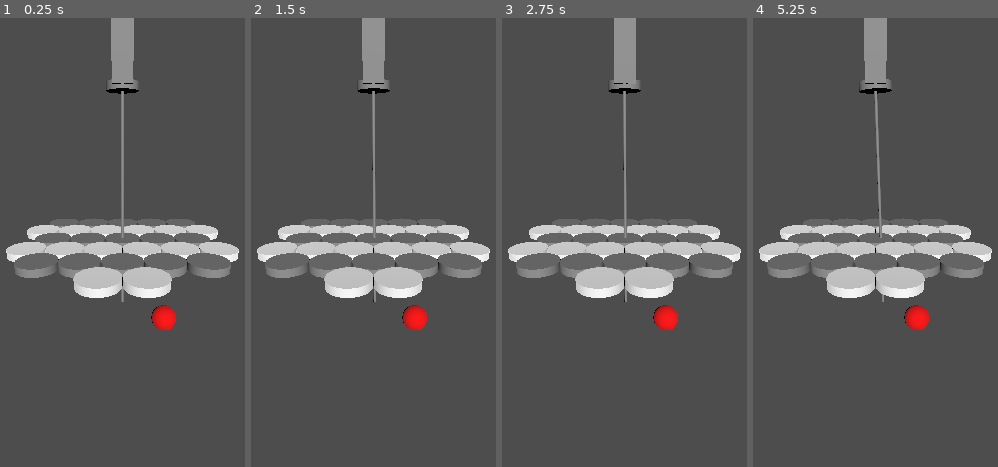
Above: before the commit, frames 1-4 (left to right).
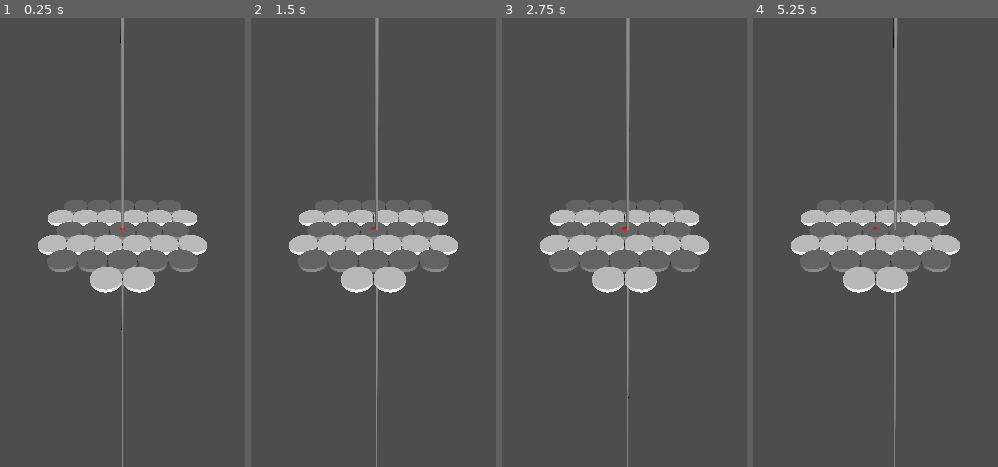
Above: after the commit, the same moments.

Repository: elmjag/lpointer
Game: Godot game, scene res://main.tscn
Same seed, same stepped clock (60 frames per second), same inputs: the game is played once before the commit and once after it.
Inputs (mouse positions are in pixels of both pictures, inside the frame that each line leads up to):
- Up to frame 1 (0.25 s): no input
- Up to frame 2 (1.5 s): tap Enter at 0.5 s; move the mouse to (outside the picture) at 0.52 s; hold D 0.53-1.28 s; click (outside the picture) at 0.67 s; tap Space at 1.25 s; move the mouse to (outside the picture) at 1.27 s; hold Down from 1.28 s (still down)
- Up to frame 3 (2.75 s): tap Enter at 2 s; move the mouse to (705, 143) at 2.02 s; release Down at 2.03 s; hold D from 2.03 s (still down)
- Up to frame 4 (5.25 s): tap Space at 2.75, 4.25 s; move the mouse to (836, 332) at 2.77 s; release D at 2.78 s; hold Up 2.78-3.53 s; click (836, 332) at 2.92 s; tap Enter at 3.5 s; move the mouse to (outside the picture) at 3.52 s; hold A 3.53-5.03 s; move the mouse to (outside the picture) at 4.27 s; move the mouse to (914, 242) at 5.02 s; hold Down from 5.03 s (still down); click (914, 242) at 5.17 s

The runs differ from the first frame. In frame 1, 9.8% of the frame differs, in the area x 2-98%, y 0-100%; in frame 2, 11%; in frame 3, 10%; in frame 4, 11%.

Commit message:
make it to scale to the real set-up

Diff:
--- a/main.tscn
+++ b/main.tscn
@@ -7,25 +7,27 @@
 [ext_resource type="Script" path="res://mount.gd" id="3_t1syy"]
 
 [sub_resource type="CylinderMesh" id="CylinderMesh_t7evu"]
-height = 0.2
+top_radius = 0.039
+bottom_radius = 0.039
+height = 0.01
 
 [sub_resource type="StandardMaterial3D" id="StandardMaterial3D_tcyao"]
 
 [sub_resource type="BoxMesh" id="BoxMesh_02nsi"]
-size = Vector3(0.5, 0.6, 0.8)
+size = Vector3(0.1, 0.12, 0.16)
 
 [sub_resource type="BoxMesh" id="BoxMesh_shq50"]
-size = Vector3(0.5, 1, 0.2)
+size = Vector3(0.1, 0.2, 0.06)
 
 [sub_resource type="CylinderMesh" id="CylinderMesh_j12wo"]
-top_radius = 0.4
-bottom_radius = 0.4
-height = 0.2
+top_radius = 0.08
+bottom_radius = 0.08
+height = 0.04
 
 [sub_resource type="CylinderMesh" id="CylinderMesh_uh8i1"]
-top_radius = 0.04
-bottom_radius = 0.04
-height = 12.0
+top_radius = 0.004
+bottom_radius = 0.004
+height = 8.0
 
 [sub_resource type="GDScript" id="GDScript_ndilb"]
 script/source = "extends MeshInstance3D
@@ -36,8 +38,8 @@
 "
 
 [sub_resource type="SphereMesh" id="SphereMesh_a21g6"]
-radius = 0.2
-height = 0.4
+radius = 0.01
+height = 0.02
 
 [sub_resource type="StandardMaterial3D" id="StandardMaterial3D_14e8x"]
 albedo_color = Color(1, 0, 0.0196078, 1)
@@ -47,18 +49,18 @@
 [node name="tcpServ" type="Node" parent="."]
 script = ExtResource("1_q8ocq")
 
-[node name="misc" type="Node" parent="."]
-
-[node name="cameraRig" type="Node3D" parent="misc"]
+[node name="rendering" type="Node" parent="."]
+
+[node name="cameraRig" type="Node3D" parent="rendering"]
 transform = Transform3D(1, 0, 0, 0, 0.945354, 0.326047, 0, -0.326047, 0.945354, 0, 0, 0)
 script = ExtResource("1_tsjq1")
 
-[node name="horizontal" type="Node3D" parent="misc/cameraRig"]
-
-[node name="camera" type="Camera3D" parent="misc/cameraRig/horizontal"]
-transform = Transform3D(1, 0, 0, 0, 1, 5.96046e-08, 0, -8.9407e-08, 1, 0, -0.0439904, 8.48081)
-
-[node name="DirectionalLight3D" type="DirectionalLight3D" parent="misc"]
+[node name="horizontal" type="Node3D" parent="rendering/cameraRig"]
+
+[node name="camera" type="Camera3D" parent="rendering/cameraRig/horizontal"]
+transform = Transform3D(1, 0, 0, 0, 0.946204, 0.323571, 0, -0.323571, 0.946204, 0, 0.246524, 0.833014)
+
+[node name="DirectionalLight3D" type="DirectionalLight3D" parent="rendering"]
 transform = Transform3D(0.996382, -0.0367397, 0.0766301, 0, 0.901719, 0.432322, -0.0849822, -0.430758, 0.898457, 0, 17.8668, 16.1272)
 
 [node name="controller" type="Node" parent="."]
@@ -67,64 +69,64 @@
 [node name="row1" type="Node" parent="."]
 
 [node name="puck1" type="MeshInstance3D" parent="row1"]
-transform = Transform3D(1, 0, 0, 0, 1, 0, 0, 0, 1, -2, 0, -1.732)
+transform = Transform3D(1, 0, 0, 0, 1, 0, 0, 0, 1, -0.156, 0, -0.135)
 mesh = SubResource("CylinderMesh_t7evu")
 skeleton = NodePath("../puck4")
 
 [node name="puck2" type="MeshInstance3D" parent="row1"]
-transform = Transform3D(1, 0, 0, 0, 1, 0, 0, 0, 1, -1, 0, -1.732)
+transform = Transform3D(1, 0, 0, 0, 1, 0, 0, 0, 1, -0.078, 0, -0.135)
 mesh = SubResource("CylinderMesh_t7evu")
 skeleton = NodePath("../puck4")
 
 [node name="puck3" type="MeshInstance3D" parent="row1"]
-transform = Transform3D(1, 0, 0, 0, 1, 0, 0, 0, 1, 0, 0, -1.732)
+transform = Transform3D(1, 0, 0, 0, 1, 0, 0, 0, 1, 0, 0, -0.135)
 mesh = SubResource("CylinderMesh_t7evu")
 skeleton = NodePath("../..")
 
 [node name="puck4" type="MeshInstance3D" parent="row1"]
-transform = Transform3D(1, 0, 0, 0, 1, 0, 0, 0, 1, 1, 0, -1.732)
+transform = Transform3D(1, 0, 0, 0, 1, 0, 0, 0, 1, 0.078, 0, -0.135)
 mesh = SubResource("CylinderMesh_t7evu")
 skeleton = NodePath("../..")
 
 [node name="puck5" type="MeshInstance3D" parent="row1"]
-transform = Transform3D(1, 0, 0, 0, 1, 0, 0, 0, 1, 2, 0, -1.732)
+transform = Transform3D(1, 0, 0, 0, 1, 0, 0, 0, 1, 0.156, 0, -0.135)
 mesh = SubResource("CylinderMesh_t7evu")
 skeleton = NodePath("../puck4")
 
 [node name="row2" type="Node" parent="."]
 
 [node name="puck6" type="MeshInstance3D" parent="row2"]
-transform = Transform3D(1, 0, 0, 0, 1, 0, 0, 0, 1, -2.5, 0, -0.866)
+transform = Transform3D(1, 0, 0, 0, 1, 0, 0, 0, 1, -0.195, 0, -0.068)
 mesh = SubResource("CylinderMesh_t7evu")
 skeleton = NodePath("../MeshInstance3D2")
 surface_material_override/0 = SubResource("StandardMaterial3D_tcyao")
 
 [node name="puck7" type="MeshInstance3D" parent="row2"]
-transform = Transform3D(1, 0, 0, 0, 1, 0, 0, 0, 1, -1.5, 0, -0.866)
+transform = Transform3D(1, 0, 0, 0, 1, 0, 0, 0, 1, -0.117, 0, -0.068)
 mesh = SubResource("CylinderMesh_t7evu")
 skeleton = NodePath("../MeshInstance3D2")
 surface_material_override/0 = SubResource("StandardMaterial3D_tcyao")
 
 [node name="puck8" type="MeshInstance3D" parent="row2"]
-transform = Transform3D(1, 0, 0, 0, 1, 0, 0, 0, 1, -0.5, 0, -0.866)
+transform = Transform3D(1, 0, 0, 0, 1, 0, 0, 0, 1, -0.039, 0, -0.068)
 mesh = SubResource("CylinderMesh_t7evu")
 skeleton = NodePath("../MeshInstance3D2")
 surface_material_override/0 = SubResource("StandardMaterial3D_tcyao")
 
 [node name="puck9" type="MeshInstance3D" parent="row2"]
-transform = Transform3D(1, 0, 0, 0, 1, 0, 0, 0, 1, 0.5, 0, -0.866)
+transform = Transform3D(1, 0, 0, 0, 1, 0, 0, 0, 1, 0.039, 0, -0.068)
 mesh = SubResource("CylinderMesh_t7evu")
 skeleton = NodePath("../MeshInstance3D2")
 surface_material_override/0 = SubResource("StandardMaterial3D_tcyao")
 
 [node name="puck10" type="MeshInstance3D" parent="row2"]
-transform = Transform3D(1, 0, 0, 0, 1, 0, 0, 0, 1, 1.5, 0, -0.866)
+transform = Transform3D(1, 0, 0, 0, 1, 0, 0, 0, 1, 0.117, 0, -0.068)
 mesh = SubResource("CylinderMesh_t7evu")
 skeleton = NodePath("../MeshInstance3D2")
 surface_material_override/0 = SubResource("StandardMaterial3D_tcyao")
 
 [node name="puck11" type="MeshInstance3D" parent="row2"]
-transform = Transform3D(1, 0, 0, 0, 1, 0, 0, 0, 1, 2.5, 0, -0.866)
+transform = Transform3D(1, 0, 0, 0, 1, 0, 0, 0, 1, 0.195, 0, -0.068)
 mesh = SubResource("CylinderMesh_t7evu")
 skeleton = NodePath("../MeshInstance3D2")
 surface_material_override/0 = SubResource("StandardMaterial3D_tcyao")
@@ -132,12 +134,12 @@
 [node name="row3" type="Node" parent="."]
 
 [node name="puck12" type="MeshInstance3D" parent="row3"]
-transform = Transform3D(1, 0, 0, 0, 1, 0, 0, 0, 1, -2, 0, 0)
+transform = Transform3D(1, 0, 0, 0, 1, 0, 0, 0, 1, -0.156, 0, 0)
 mesh = SubResource("CylinderMesh_t7evu")
 skeleton = NodePath("../puck15")
 
 [node name="puck13" type="MeshInstance3D" parent="row3"]
-transform = Transform3D(1, 0, 0, 0, 1, 0, 0, 0, 1, -1, 0, 0)
+transform = Transform3D(1, 0, 0, 0, 1, 0, 0, 0, 1, -0.078, 0, 0)
 mesh = SubResource("CylinderMesh_t7evu")
 skeleton = NodePath("../puck15")
 
@@ -146,49 +148,49 @@
 skeleton = NodePath("../..")
 
 [node name="puck15" type="MeshInstance3D" parent="row3"]
-transform = Transform3D(1, 0, 0, 0, 1, 0, 0, 0, 1, 1, 0, 0)
+transform = Transform3D(1, 0, 0, 0, 1, 0, 0, 0, 1, 0.078, 0, 0)
 mesh = SubResource("CylinderMesh_t7evu")
 skeleton = NodePath("../..")
 
 [node name="puck16" type="MeshInstance3D" parent="row3"]
-transform = Transform3D(1, 0, 0, 0, 1, 0, 0, 0, 1, 2, 0, 0)
+transform = Transform3D(1, 0, 0, 0, 1, 0, 0, 0, 1, 0.156, 0, 0)
 mesh = SubResource("CylinderMesh_t7evu")
 skeleton = NodePath("../puck15")
 
 [node name="row4" type="Node" parent="."]
 
 [node name="puck17" type="MeshInstance3D" parent="row4"]
-transform = Transform3D(1, 0, 0, 0, 1, 0, 0, 0, 1, -2.5, 0, 0.866)
+transform = Transform3D(1, 0, 0, 0, 1, 0, 0, 0, 1, -0.195, 0, 0.068)
 mesh = SubResource("CylinderMesh_t7evu")
 skeleton = NodePath("../MeshInstance3D2")
 surface_material_override/0 = SubResource("StandardMaterial3D_tcyao")
 
 [node name="puck18" type="MeshInstance3D" parent="row4"]
-transform = Transform3D(1, 0, 0, 0, 1, 0, 0, 0, 1, -1.5, 0, 0.866)
+transform = Transform3D(1, 0, 0, 0, 1, 0, 0, 0, 1, -0.117, 0, 0.068)
 mesh = SubResource("CylinderMesh_t7evu")
 skeleton = NodePath("../MeshInstance3D2")
 surface_material_override/0 = SubResource("StandardMaterial3D_tcyao")
 
 [node name="puck19" type="MeshInstance3D" parent="row4"]
-transform = Transform3D(1, 0, 0, 0, 1, 0, 0, 0, 1, -0.5, 0, 0.866)
+transform = Transform3D(1, 0, 0, 0, 1, 0, 0, 0, 1, -0.039, 0, 0.068)
 mesh = SubResource("CylinderMesh_t7evu")
 skeleton = NodePath("../MeshInstance3D2")
 surface_material_override/0 = SubResource("StandardMaterial3D_tcyao")
 
 [node name="puck20" type="MeshInstance3D" parent="row4"]
-transform = Transform3D(1, 0, 0, 0, 1, 0, 0, 0, 1, 0.5, 0, 0.866)
+transform = Transform3D(1, 0, 0, 0, 1, 0, 0, 0, 1, 0.039, 0, 0.068)
 mesh = SubResource("CylinderMesh_t7evu")
 skeleton = NodePath("../MeshInstance3D2")
 surface_material_override/0 = SubResource("StandardMaterial3D_tcyao")
 
 [node name="puck21" type="MeshInstance3D" parent="row4"]
-transform = Transform3D(1, 0, 0, 0, 1, 0, 0, 0, 1, 1.5, 0, 0.866)
+transform = Transform3D(1, 0, 0, 0, 1, 0, 0, 0, 1, 0.117, 0, 0.068)
 mesh = SubResource("CylinderMesh_t7evu")
 skeleton = NodePath("../MeshInstance3D2")
 surface_material_override/0 = SubResource("StandardMaterial3D_tcyao")
 
 [node name="puck22" type="MeshInstance3D" parent="row4"]
-transform = Transform3D(1, 0, 0, 0, 1, 0, 0, 0, 1, 2.5, 0, 0.866)
+transform = Transform3D(1, 0, 0, 0, 1, 0, 0, 0, 1, 0.195, 0, 0.068)
 mesh = SubResource("CylinderMesh_t7evu")
 skeleton = NodePath("../MeshInstance3D2")
 surface_material_override/0 = SubResource("StandardMaterial3D_tcyao")
@@ -196,55 +198,55 @@
 [node name="row5" type="Node" parent="."]
 
 [node name="puck23" type="MeshInstance3D" parent="row5"]
-transform = Transform3D(1, 0, 0, 0, 1, 0, 0, 0, 1, -2, 0, 1.732)
+transform = Transform3D(1, 0, 0, 0, 1, 0, 0, 0, 1, -0.156, 0, 0.135)
 mesh = SubResource("CylinderMesh_t7evu")
 skeleton = NodePath("../puck26")
 
 [node name="puck24" type="MeshInstance3D" parent="row5"]
-transform = Transform3D(1, 0, 0, 0, 1, 0, 0, 0, 1, -1, 0, 1.732)
+transform = Transform3D(1, 0, 0, 0, 1, 0, 0, 0, 1, -0.078, 0, 0.135)
 mesh = SubResource("CylinderMesh_t7evu")
 skeleton = NodePath("../puck26")
 
 [node name="puck25" type="MeshInstance3D" parent="row5"]
-transform = Transform3D(1, 0, 0, 0, 1, 0, 0, 0, 1, 0, 0, 1.732)
+transform = Transform3D(1, 0, 0, 0, 1, 0, 0, 0, 1, 0, 0, 0.135)
 mesh = SubResource("CylinderMesh_t7evu")
 skeleton = NodePath("../..")
 
 [node name="puck26" type="MeshInstance3D" parent="row5"]
-transform = Transform3D(1, 0, 0, 0, 1, 0, 0, 0, 1, 1, 0, 1.732)
+transform = Transform3D(1, 0, 0, 0, 1, 0, 0, 0, 1, 0.078, 0, 0.135)
 mesh = SubResource("CylinderMesh_t7evu")
 skeleton = NodePath("../..")
 
 [node name="puck27" type="MeshInstance3D" parent="row5"]
-transform = Transform3D(1, 0, 0, 0, 1, 0, 0, 0, 1, 2, 0, 1.732)
+transform = Transform3D(1, 0, 0, 0, 1, 0, 0, 0, 1, 0.156, 0, 0.135)
 mesh = SubResource("CylinderMesh_t7evu")
 skeleton = NodePath("../puck26")
 
 [node name="row6" type="Node" parent="."]
 
 [node name="puck28" type="MeshInstance3D" parent="row6"]
-transform = Transform3D(1, 0, 0, 0, 1, 0, 0, 0, 1, -0.5, 0, 2.6)
+transform = Transform3D(1, 0, 0, 0, 1, 0, 0, 0, 1, -0.039, 0, 0.203)
 mesh = SubResource("CylinderMesh_t7evu")
 skeleton = NodePath("../MeshInstance3D2")
 surface_material_override/0 = SubResource("StandardMaterial3D_tcyao")
 
 [node name="puck29" type="MeshInstance3D" parent="row6"]
-transform = Transform3D(1, 0, 0, 0, 1, 0, 0, 0, 1, 0.5, 0, 2.6)
+transform = Transform3D(1, 0, 0, 0, 1, 0, 0, 0, 1, 0.039, 0, 0.203)
 mesh = SubResource("CylinderMesh_t7evu")
 skeleton = NodePath("../MeshInstance3D2")
 surface_material_override/0 = SubResource("StandardMaterial3D_tcyao")
 
 [node name="base" type="MeshInstance3D" parent="."]
-transform = Transform3D(1, 0, 0, 0, 1, 0, 0, 0, 1, 0, 5, 0)
+transform = Transform3D(1, 0, 0, 0, 1, 0, 0, 0, 1, 0, 1.62, 0)
 mesh = SubResource("BoxMesh_02nsi")
 script = ExtResource("2_ix6fo")
 
 [node name="braket" type="MeshInstance3D" parent="base"]
-transform = Transform3D(1, 0, 0, 0, 1, 0, 0, 0, 1, 0, -0.5, 0.3)
+transform = Transform3D(1, 0, 0, 0, 1, 0, 0, 0, 1, 0, -0.16, 0.05)
 mesh = SubResource("BoxMesh_shq50")
 
 [node name="mount" type="MeshInstance3D" parent="base/braket"]
-transform = Transform3D(1, 0, 0, 0, 1, 0, 0, 0, 1, 0, -0.5, -0.3)
+transform = Transform3D(1, 0, 0, 0, 1, 0, 0, 0, 1, 0, 0, -0.05)
 mesh = SubResource("CylinderMesh_j12wo")
 script = ExtResource("3_t1syy")
 
@@ -253,6 +255,5 @@
 script = SubResource("GDScript_ndilb")
 
 [node name="point" type="MeshInstance3D" parent="."]
-transform = Transform3D(1, 0, 0, 0, 1, 0, 0, 0, 1, 0.673725, 0, 3.90721)
 mesh = SubResource("SphereMesh_a21g6")
 surface_material_override/0 = SubResource("StandardMaterial3D_14e8x")
--- a/mount.gd
+++ b/mount.gd
@@ -1,6 +1,6 @@
 extends MeshInstance3D
 
-const SPEED = 0.4
+const SPEED = 0.08
 
 enum {
 	NONE,
Not shown, changed: angles.py
Not shown, changed: puck_pos.py
